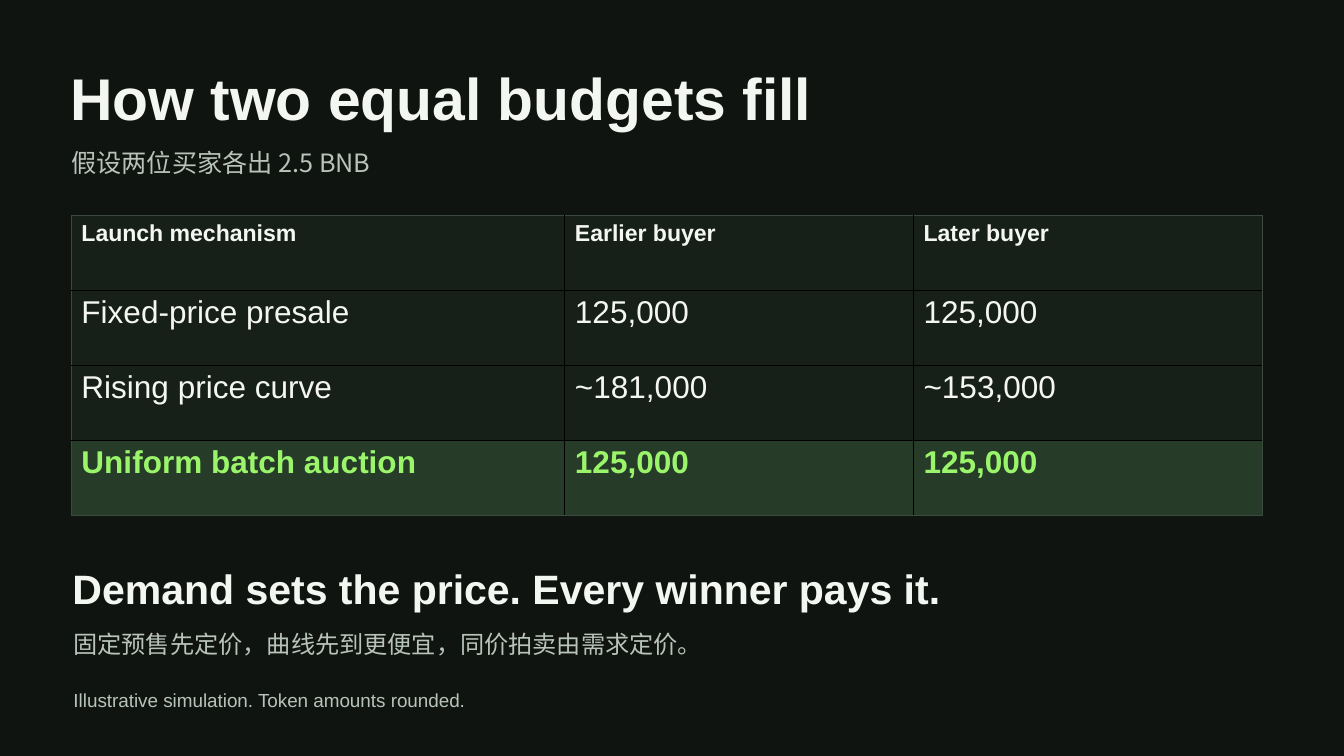
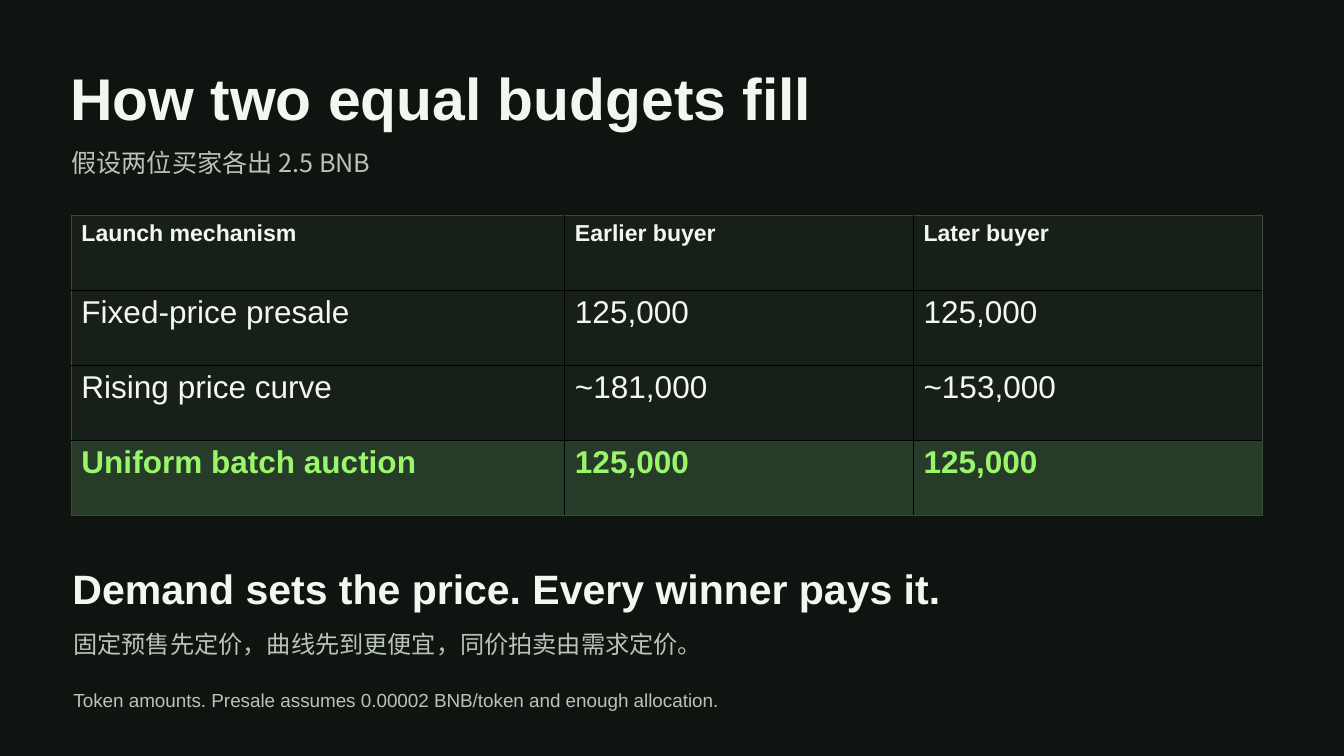
Before and after one commit to Jimmycoding0301/uniform-launch, a slide deck: slide 2 of qa/submission/Uniform-Launch-Bangkok-Pitch.pptx. Drawn at 1344x756 pixels with LibreOffice and Linux fonts; fonts in the diff are those of the drawing. Boxes give left, top, right and bottom in pixels: in the first picture for what was removed or moved away, otherwise in the second. Text is boxed around its words. In the diff, an @@ line names an element or a change of style, - is before the commit and + after.

```diff
--- a/qa/submission/Uniform-Launch-Bangkok-Pitch.pptx
+++ b/qa/submission/Uniform-Launch-Bangkok-Pitch.pptx
@@ text at box(73, 693, 719, 711): text changed @@
-Illustrative simulation. Token amounts rounded.
+Token amounts. Presale assumes 0.00002 BNB/token and enough allocation.
```
Also in this commit, not shown: 4 other slides changed, 2 slides added, 5 other files.
